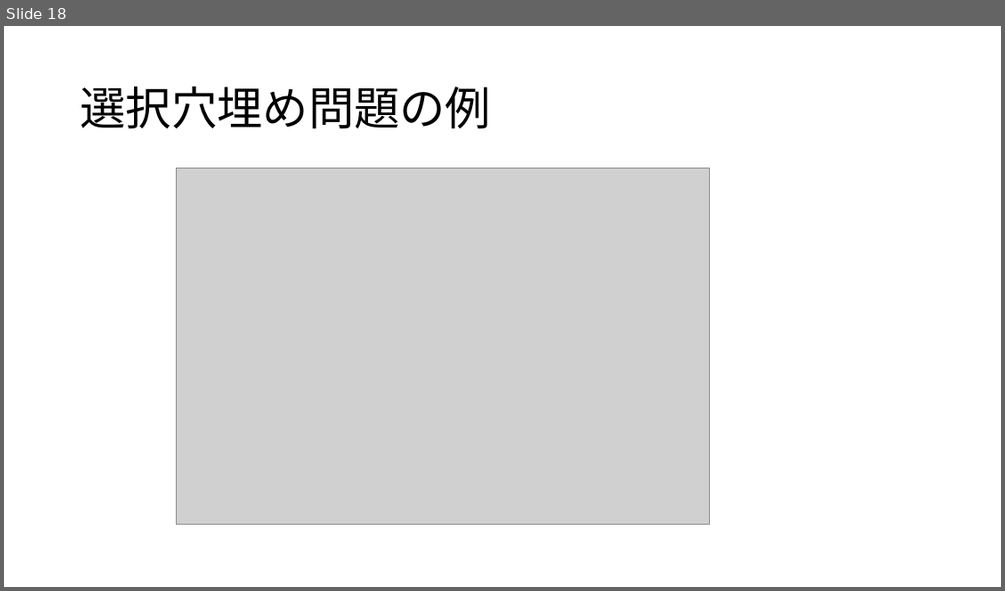
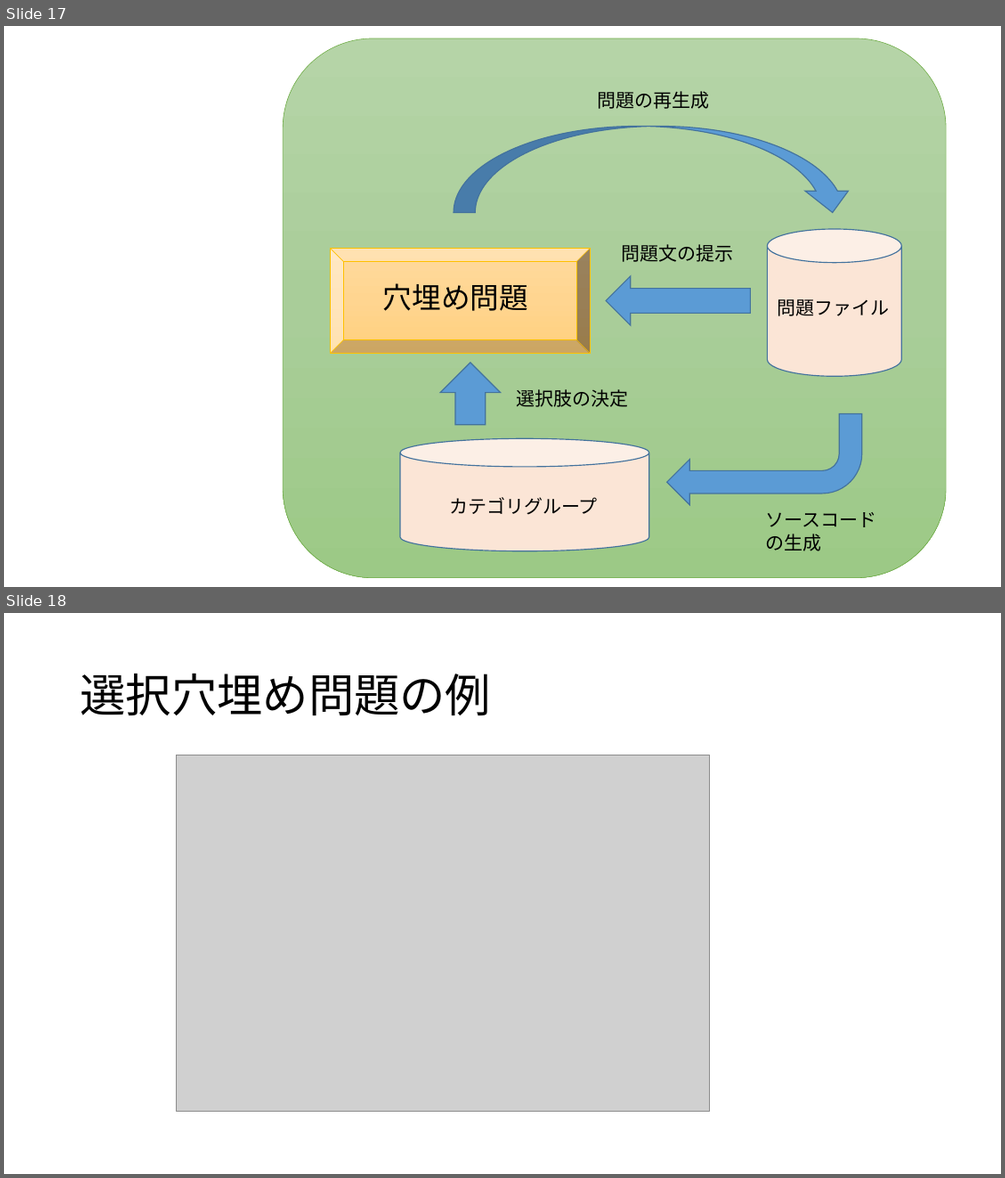
Before and after one commit to kait-takanolab/1821121-shimaoka-thesis, a slide deck: 1821121_shimaoka_thesis.pptx. Shown one above the other, each under a label of ours: slide 18 before the commit, slides 17 and 18 after it. The pictures are 1005x591 and 1005x1178 pixels, drawn with LibreOffice and Linux fonts; fonts in the diff are those of the drawing; grey boxes stand for pictures; background and template pictures are left out. Boxes give left, top, right and bottom in pixels: in the first picture for what was removed or moved away, otherwise in the second. Text is boxed around its words. In the diff, an @@ line names an element or a change of style, - is before the commit and + after.

```diff
--- a/1821121_shimaoka_thesis.pptx
+++ b/1821121_shimaoka_thesis.pptx
@@ slide 17 added at bbox=[4, 26, 1001, 587], background #FFFFFF @@
@@ rounded rectangle added at bbox=[283, 38, 947, 578], fill gradient #B5D5A7 to #AACE9A to #9CC987, outline #70AD47 0.5 pt @@
@@ text added at bbox=[597, 91, 709, 109], 18 pt, text #000000 @@
+問題の再生成
@@ curved down arrow added at bbox=[453, 127, 854, 212], fill #5B9BD5, outline #43739E 1 pt @@
@@ cylinder added at bbox=[768, 229, 902, 376], fill #FBE5D6, outline #43739E 1 pt @@
@@ bevel added at bbox=[330, 248, 590, 353], fill gradient #FFDB9E to #FFD590 to #FFD07C, outline #FFC000 0.5 pt @@
@@ text added at bbox=[622, 244, 734, 262], 18 pt, text #000000 @@
+問題文の提示
@@ text added at bbox=[383, 283, 528, 311], 28 pt, text #000000 @@
+穴埋め問題
@@ left arrow added at bbox=[606, 276, 751, 325], fill #5B9BD5, outline #43739E 1 pt @@
@@ text added at bbox=[777, 299, 889, 316], 18 pt, text #000000 @@
+問題ファイル
@@ up arrow added at bbox=[440, 362, 501, 425], fill #5B9BD5, outline #43739E 1 pt @@
@@ text added at bbox=[517, 389, 629, 407], 18 pt, text #000000 @@
+選択肢の決定
@@ bent arrow added at bbox=[667, 414, 863, 506], fill #5B9BD5, outline #43739E 1 pt @@
@@ cylinder added at bbox=[400, 439, 649, 552], fill #FBE5D6, outline #43739E 1 pt @@
@@ text added at bbox=[449, 497, 598, 515], 18 pt, text #000000 @@
+カテゴリグループ
@@ text added at bbox=[765, 512, 876, 551], 18 pt, text #000000 @@
+ソースコード
+の生成
```
Also in this commit, not shown: 1 slide changed, 2 other slides added, 1 slide removed, 1 other file.
